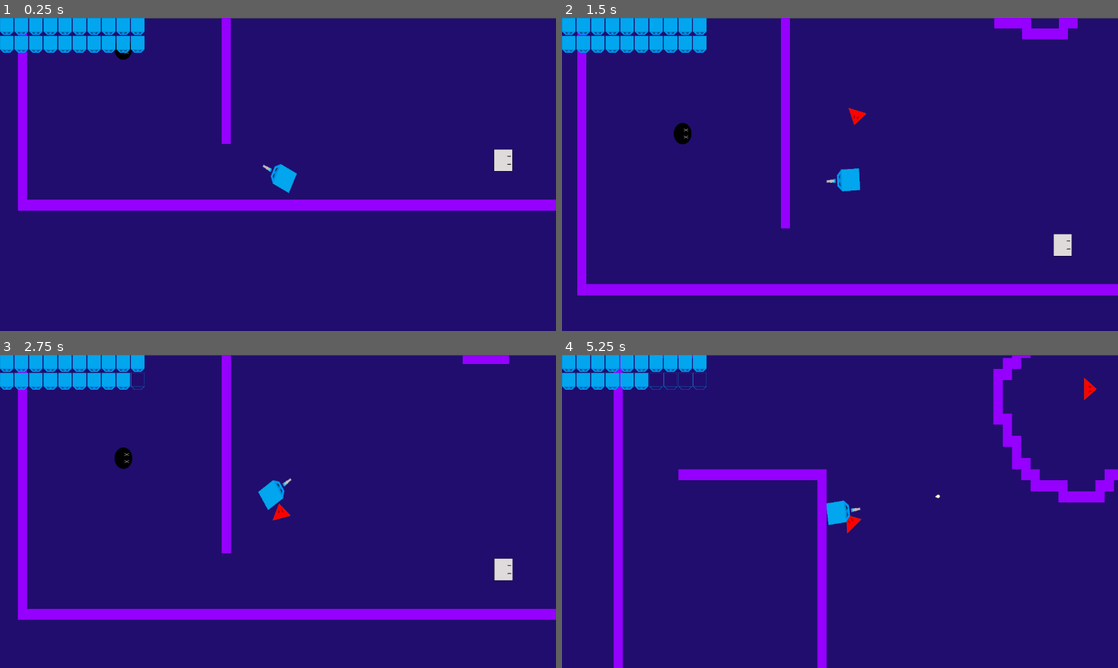
Above: before the commit, frames 1-4 (two rows, left to right).
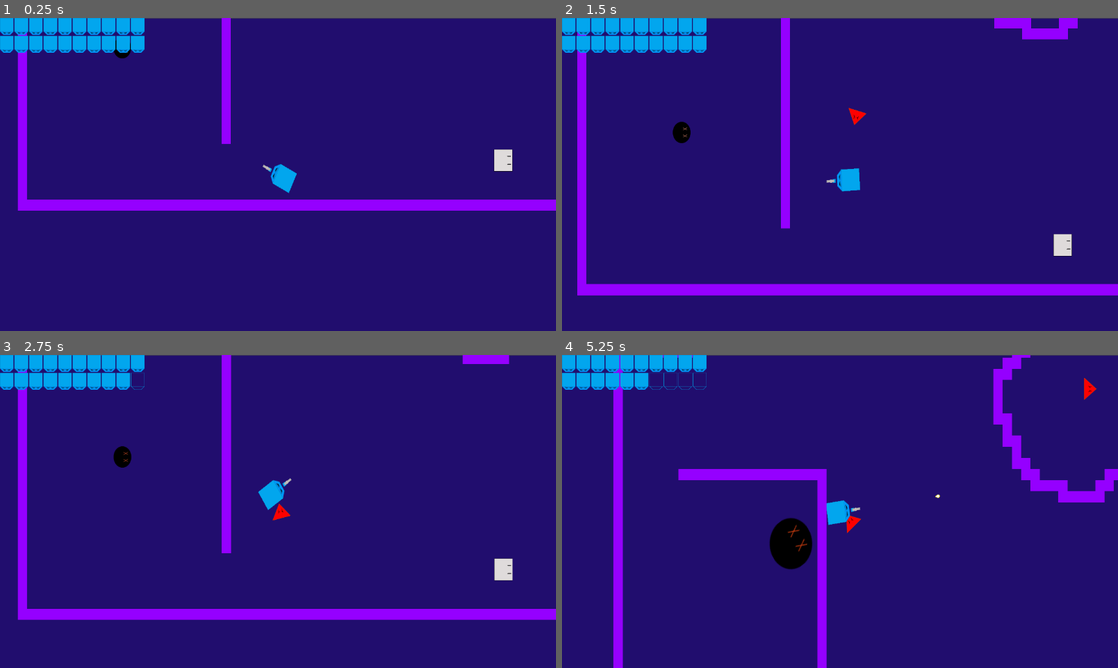
Above: after the commit, the same moments.

Repository: chaco470/CubeCrawler
Game: Godot game, scene res://Assets/Scenes/World.tscn
Two runs of this game, one before a commit and one after it. Both use one fixed random seed, a clock stepped at 60 frames per second and the inputs below.
Inputs (mouse positions are in pixels of both pictures, inside the frame that each line leads up to):
- Up to frame 1 (0.25 s): no input
- Up to frame 2 (1.5 s): tap Enter at 0.5 s; move the mouse to (962, 158) at 0.52 s; hold Up (_up) 0.53-1.28 s; click (962, 158) at 0.6 s; move the mouse to (728, 190) at 1.27 s; hold Down (_down) from 1.28 s (still down); tap Right (_rigth) at 1.35 s
- Up to frame 3 (2.75 s): move the mouse to (333, 442) at 2.02 s; release Down (_down) at 2.03 s; hold Up (_up) from 2.03 s (still down); click (333, 442) at 2.1 s
- Up to frame 4 (5.25 s): move the mouse to (812, 574) at 2.77 s; tap Right (_rigth) at 2.85, 4.35 s; move the mouse to (1006, 558) at 3.52 s; release Up (_up) at 3.53 s; hold Left (_left) 3.53-5.03 s; click (1006, 558) at 3.6 s; move the mouse to (673, 464) at 4.27 s; move the mouse to (867, 511) at 5.02 s; hold Down (_down) from 5.03 s (still down); click (867, 511) at 5.1 s

The runs differ from the first frame. In frame 1, less than 0.1% of the frame differs, in the area x 20-24%, y 7-14%; in frame 2, less than 0.1%; in frame 3, less than 0.1%; in frame 4, 1.3%, in the area x 9-100%, y 0-100%.

Commit message:
anim explote

Diff:
--- a/Assets/Scenes/Enemy_explotion.tscn
+++ b/Assets/Scenes/Enemy_explotion.tscn
@@ -7,6 +7,73 @@
 [ext_resource path="res://Assets/Scripts/PatrollEnemyExplotion.gd" type="Script" id=5]
 [ext_resource path="res://Assets/Scripts/EngageEnemyExplotion.gd" type="Script" id=6]
 [ext_resource path="res://Assets/Scripts/DeadEnemyExplotion.gd" type="Script" id=7]
+[ext_resource path="res://Assets/Scripts/Explote.gd" type="Script" id=8]
+
+[sub_resource type="Animation" id=4]
+resource_name = "Explote"
+loop = true
+tracks/0/type = "value"
+tracks/0/path = NodePath("Sprite:modulate")
+tracks/0/interp = 1
+tracks/0/loop_wrap = true
+tracks/0/imported = false
+tracks/0/enabled = true
+tracks/0/keys = {
+"times": PoolRealArray( 0.1, 0.9 ),
+"transitions": PoolRealArray( 1, 1 ),
+"update": 0,
+"values": [ Color( 1, 1, 1, 1 ), Color( 0.988235, 0.239216, 0.00392157, 1 ) ]
+}
+tracks/1/type = "value"
+tracks/1/path = NodePath("Sprite:visible")
+tracks/1/interp = 1
+tracks/1/loop_wrap = true
+tracks/1/imported = false
+tracks/1/enabled = true
+tracks/1/keys = {
+"times": PoolRealArray(  ),
+"transitions": PoolRealArray(  ),
+"update": 0,
+"values": [  ]
+}
+
+[sub_resource type="Animation" id=5]
+resource_name = "Explote2"
+step = 0.5
+tracks/0/type = "method"
+tracks/0/path = NodePath(".")
+tracks/0/interp = 1
+tracks/0/loop_wrap = true
+tracks/0/imported = false
+tracks/0/enabled = true
+tracks/0/keys = {
+"times": PoolRealArray(  ),
+"transitions": PoolRealArray(  ),
+"values": [  ]
+}
+tracks/1/type = "method"
+tracks/1/path = NodePath(".")
+tracks/1/interp = 1
+tracks/1/loop_wrap = true
+tracks/1/imported = false
+tracks/1/enabled = true
+tracks/1/keys = {
+"times": PoolRealArray(  ),
+"transitions": PoolRealArray(  ),
+"values": [  ]
+}
+tracks/2/type = "value"
+tracks/2/path = NodePath("Sprite:scale")
+tracks/2/interp = 1
+tracks/2/loop_wrap = true
+tracks/2/imported = false
+tracks/2/enabled = true
+tracks/2/keys = {
+"times": PoolRealArray( 0, 0.9 ),
+"transitions": PoolRealArray( 1, 1 ),
+"update": 0,
+"values": [ Vector2( 1, 1 ), Vector2( 4, 4 ) ]
+}
 
 [sub_resource type="CircleShape2D" id=1]
 radius = 32.0
@@ -22,6 +89,11 @@
 ]]
 script = ExtResource( 2 )
 
+[node name="AnimationPlayer" type="AnimationPlayer" parent="."]
+autoplay = "Explote"
+anims/Explote = SubResource( 4 )
+anims/Explote2 = SubResource( 5 )
+
 [node name="StateMachine" type="Node" parent="."]
 script = ExtResource( 4 )
 
@@ -34,16 +106,23 @@
 [node name="Dead" type="Node" parent="StateMachine"]
 script = ExtResource( 7 )
 
+[node name="Explote" type="Node" parent="StateMachine"]
+script = ExtResource( 8 )
+
 [node name="Sprite" type="Sprite" parent="."]
+position = Vector2( -3.36353, -3.36359 )
 rotation = -1.5708
 texture = ExtResource( 1 )
 
 [node name="EnemyCollider" type="CollisionShape2D" parent="."]
+visible = false
 shape = SubResource( 1 )
 
 [node name="ExplotionRadio" type="Area2D" parent="."]
+visible = false
 
 [node name="ExplotionRadius" type="CollisionShape2D" parent="ExplotionRadio"]
+visible = false
 shape = SubResource( 2 )
 
 [node name="IA" type="Node2D" parent="."]
@@ -52,7 +131,7 @@
 [node name="ExplotionTimer" type="Timer" parent="IA"]
 
 [node name="ExplotionWaitTimer" type="Timer" parent="IA"]
-wait_time = 0.3
+wait_time = 0.5
 
 [node name="Detector" type="Area2D" parent="IA"]
 
--- a/Assets/Scenes/IA.gd
+++ b/Assets/Scenes/IA.gd
@@ -1,10 +1,7 @@
 extends Node2D
 
-
 var parent = null
-
 onready var player_detector = $Detector
-
 var target = null
 var stateMachine = null
 
@@ -12,17 +9,12 @@
 	parent = parent_given
 	stateMachine = parent_given.state_machine
 
-
-
 func _on_Engage():
 	parent._follow_player(target)
 
-
 func _on_Detector_body_entered(body):
 	if body.is_in_group("player"):
-		#set_state(State.ENGAGE)
 		target = body
-
 
 func _on_Detector_body_exited(body):
 	if body.is_in_group("player"):
--- a/Assets/Scenes/Player.tscn
+++ b/Assets/Scenes/Player.tscn
@@ -19,7 +19,6 @@
 [sub_resource type="Animation" id=3]
 resource_name = "hurt_animation"
 length = 0.2
-loop = true
 tracks/0/type = "value"
 tracks/0/path = NodePath("Sprite:visible")
 tracks/0/interp = 1
--- a/Assets/Scripts/Enemy_explotion.gd
+++ b/Assets/Scripts/Enemy_explotion.gd
@@ -2,7 +2,7 @@
 
 onready var ia = $IA
 signal death
-
+onready var player_animation = $AnimationPlayer
 export (int) var vida = 3
 export (int) var dmg = 1
 export (float) var velocity = 300
@@ -15,6 +15,16 @@
 	state_machine.set_parent(self)
 	ia.initialize(self)
 
+func _is_animation_playing(animation_name:String)->bool:
+	return player_animation.current_animation == animation_name && player_animation.is_playing()
+
+
+func _play_animation(animation_name:String, should_restart:bool = true, playback_speed:float = 1.0):
+	if player_animation.has_animation(animation_name):
+		if should_restart:
+			player_animation.stop()
+		player_animation.playback_speed = playback_speed
+		player_animation.play(animation_name)
 
 func hit(damage_to_take):
 	vida -= damage_to_take
--- a/Assets/Scripts/EngageEnemyExplotion.gd
+++ b/Assets/Scripts/EngageEnemyExplotion.gd
@@ -7,3 +7,5 @@
 		emit_signal("finished", "dead")
 	if !parent.ia.stopEngage:
 		parent.ia._on_Engage()
+	else:
+		emit_signal("finished", "explote")
--- /dev/null
+++ b/Assets/Scripts/Explote.gd
@@ -0,0 +1,3 @@
+extends "res://Assets/Scripts/AbstractState.gd"
+func enter():
+	parent._play_animation("Explote2")
--- a/Assets/Scripts/StateMachineEnemyExplotion.gd
+++ b/Assets/Scripts/StateMachineEnemyExplotion.gd
@@ -6,5 +6,5 @@
 		"patrol": $Patrol,
 		"dead": $Dead,
 		"engage": $Engage,
-		"stopmove": $topMove
+		"explote": $Explote
 	}
Not shown: 1 places in Assets/Scenes/Enemy_explotion.tscn that only renumber resources
